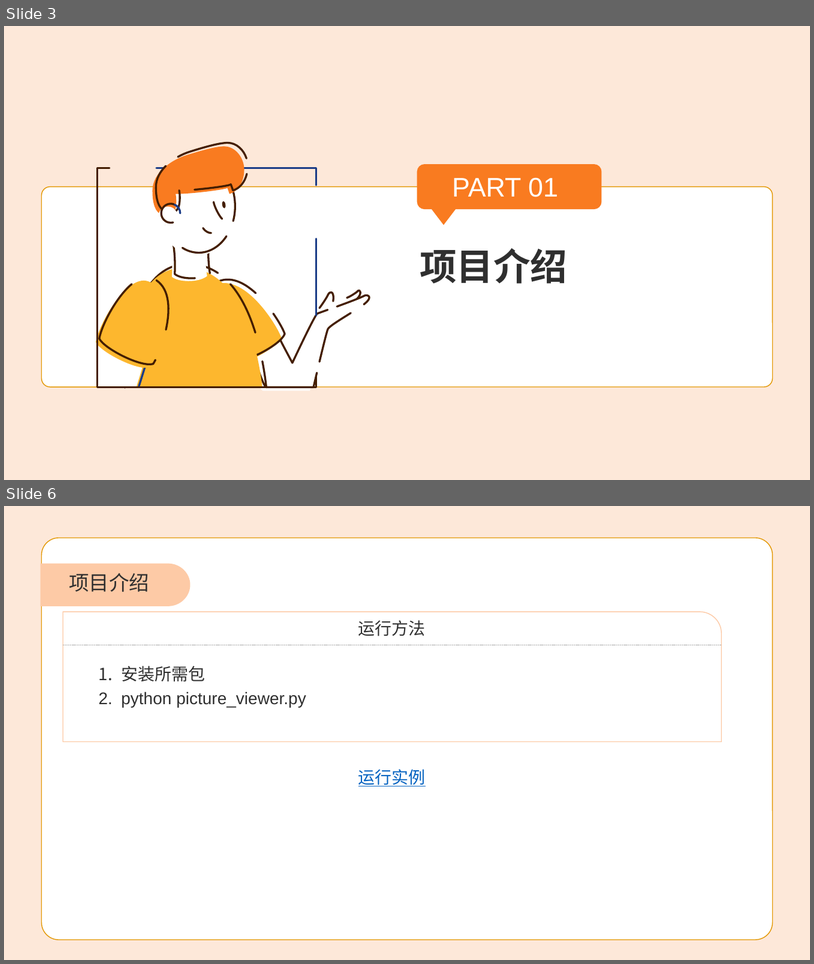
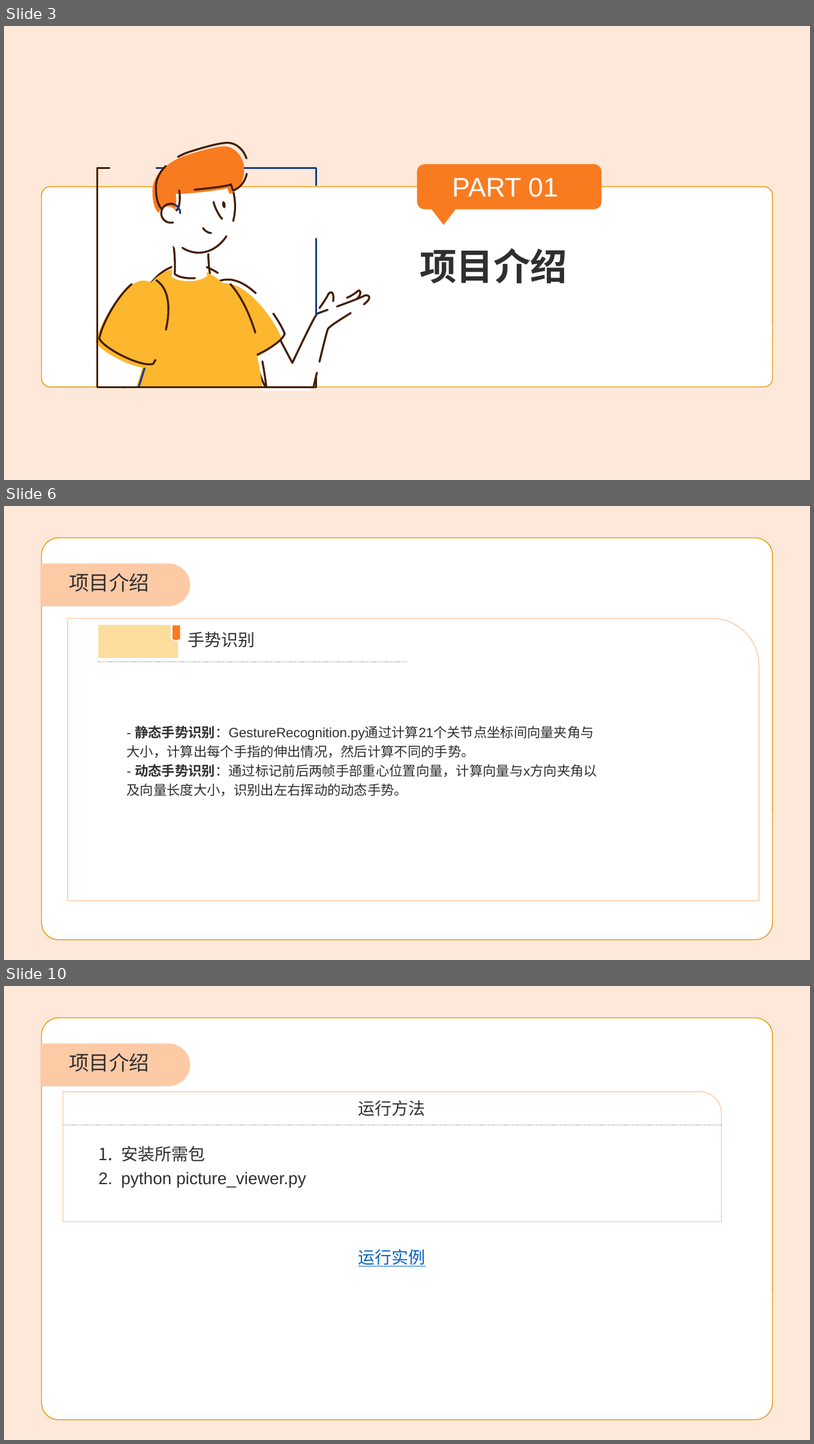
Before and after one commit to luxingzhi27/hci_final_project_hand_gesture_recognition, a slide deck: 一个基于手势识别的图像浏览器.pptx. Shown one above the other, each under a label of ours: slides 3 and 6 before the commit, slides 3, 6 and 10 after it; the slides between them are not shown. The pictures are 814x964 and 814x1444 pixels, drawn with LibreOffice and Linux fonts; fonts in the diff are those of the drawing; background and template pictures are left out. Boxes give left, top, right and bottom in pixels: in the first picture for what was removed or moved away, otherwise in the second. Text is boxed around its words. In the diff, an @@ line names an element or a change of style, - is before the commit and + after.

```diff
--- a/一个基于手势识别的图像浏览器.pptx
+++ b/一个基于手势识别的图像浏览器.pptx
@@ slide 6 added at [4, 506, 810, 960], background #F97B20 at 17% opacity; not listed: 2 template elements that a slide beside it also shows @@
@@ text added at [69, 573, 149, 592], 24 pt, text #2F2F2F @@
+项目介绍
@@ group added at [68, 619, 759, 900]: 2 texts, 2 freeform shapes, 1 round rect, 1 line @@
+手势识别
+- 静态手势识别：GestureRecognition.py通过计算21个关节点坐标间向量夹角与大小，计算出每个手指的伸出情况，然后计算不同的手势。
+- 动态手势识别：通过标记前后两帧手部重心位置向量，计算向量与x方向夹角以及向量长度大小，识别出左右挥动的动态手势。
@@ what was slide 6 is now slide 10 @@
```
Also in this commit, not shown: 2 slides changed, 5 other slides added, 2 slides removed.
